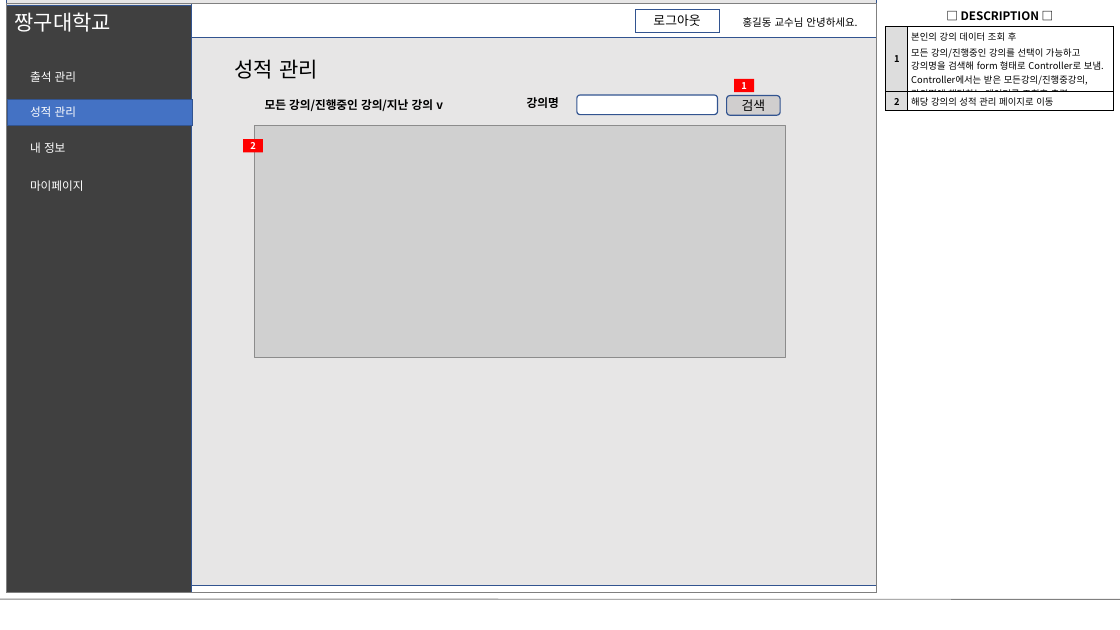
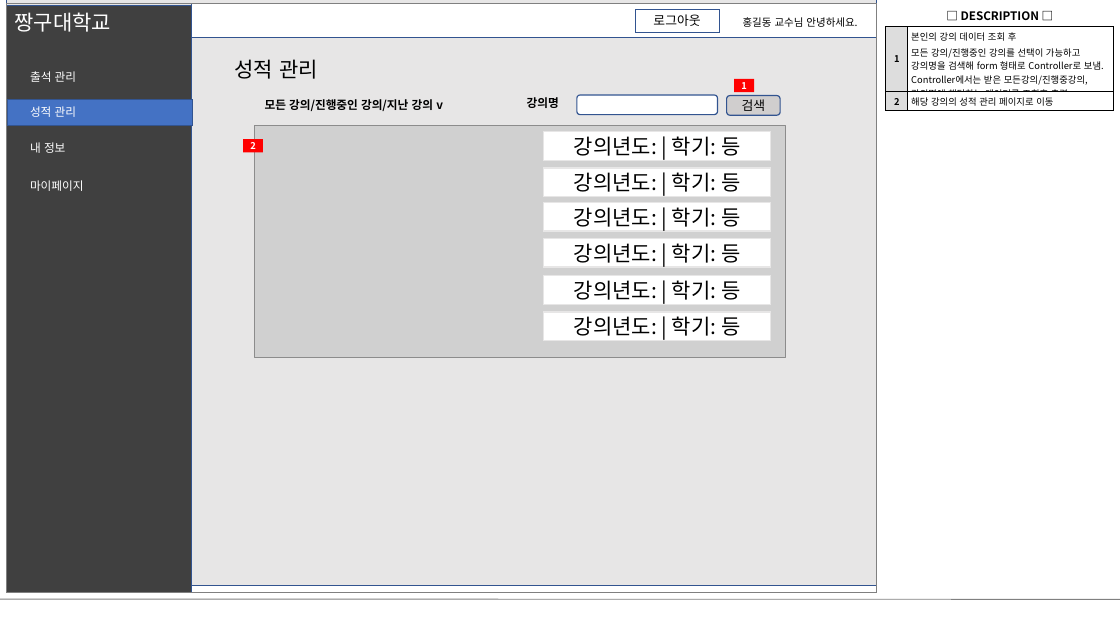
Before and after one commit to stacktack2/second_team_project, a slide deck: slide 27 of 04.산출물 제출/03.화면 설계서/화면설계서v8.pptx. Drawn at 1120x630 pixels with LibreOffice and Linux fonts; fonts in the diff are those of the drawing; grey boxes stand for pictures. Boxes give left, top, right and bottom in pixels: in the first picture for what was removed or moved away, otherwise in the second. Text is boxed around its words. In the diff, an @@ line names an element or a change of style, - is before the commit and + after.

```diff
--- a/04.산출물 제출/03.화면 설계서/화면설계서v8.pptx
+++ b/04.산출물 제출/03.화면 설계서/화면설계서v8.pptx
@@ rectangle added at (544,132,770,160), fill #FFFFFF, outline #E7E6E6 1 pt, 18 pt, text #000000 @@
+강의년도: | 학기: 등
@@ rectangle added at (544,168,770,197), fill #FFFFFF, outline #E7E6E6 1 pt, 18 pt, text #000000 @@
+강의년도: | 학기: 등
@@ rectangle added at (544,202,770,231), fill #FFFFFF, outline #E7E6E6 1 pt, 18 pt, text #000000 @@
+강의년도: | 학기: 등
@@ rectangle added at (544,239,770,267), fill #FFFFFF, outline #E7E6E6 1 pt, 18 pt, text #000000 @@
+강의년도: | 학기: 등
@@ rectangle added at (544,276,770,304), fill #FFFFFF, outline #E7E6E6 1 pt, 18 pt, text #000000 @@
+강의년도: | 학기: 등
@@ rectangle added at (544,312,770,340), fill #FFFFFF, outline #E7E6E6 1 pt, 18 pt, text #000000 @@
+강의년도: | 학기: 등
```
Also in this commit, not shown: 1 other slide changed, 1 other file.
